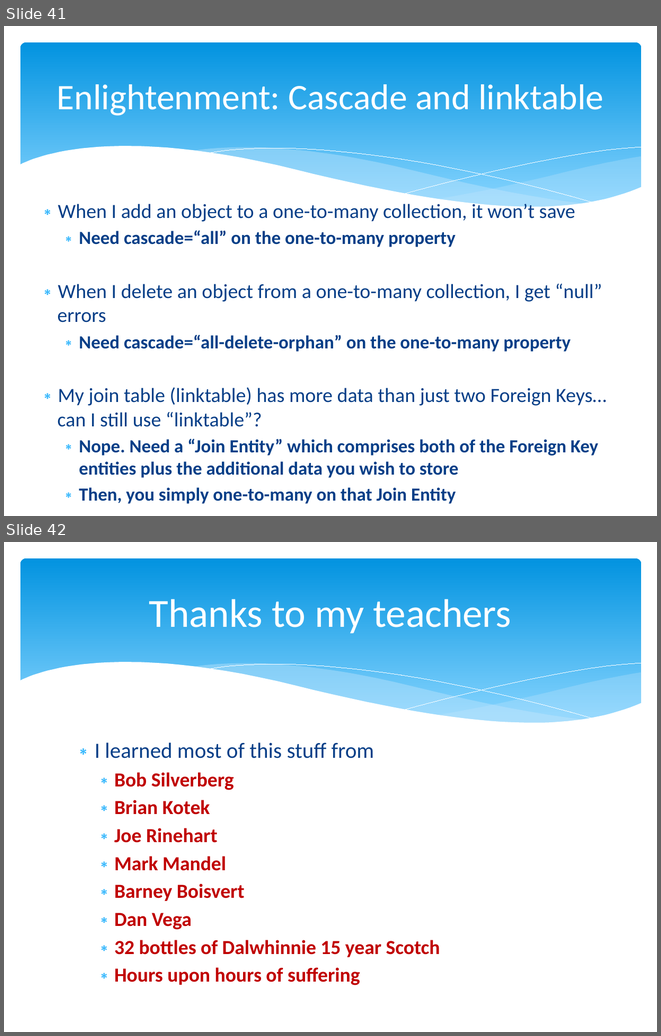
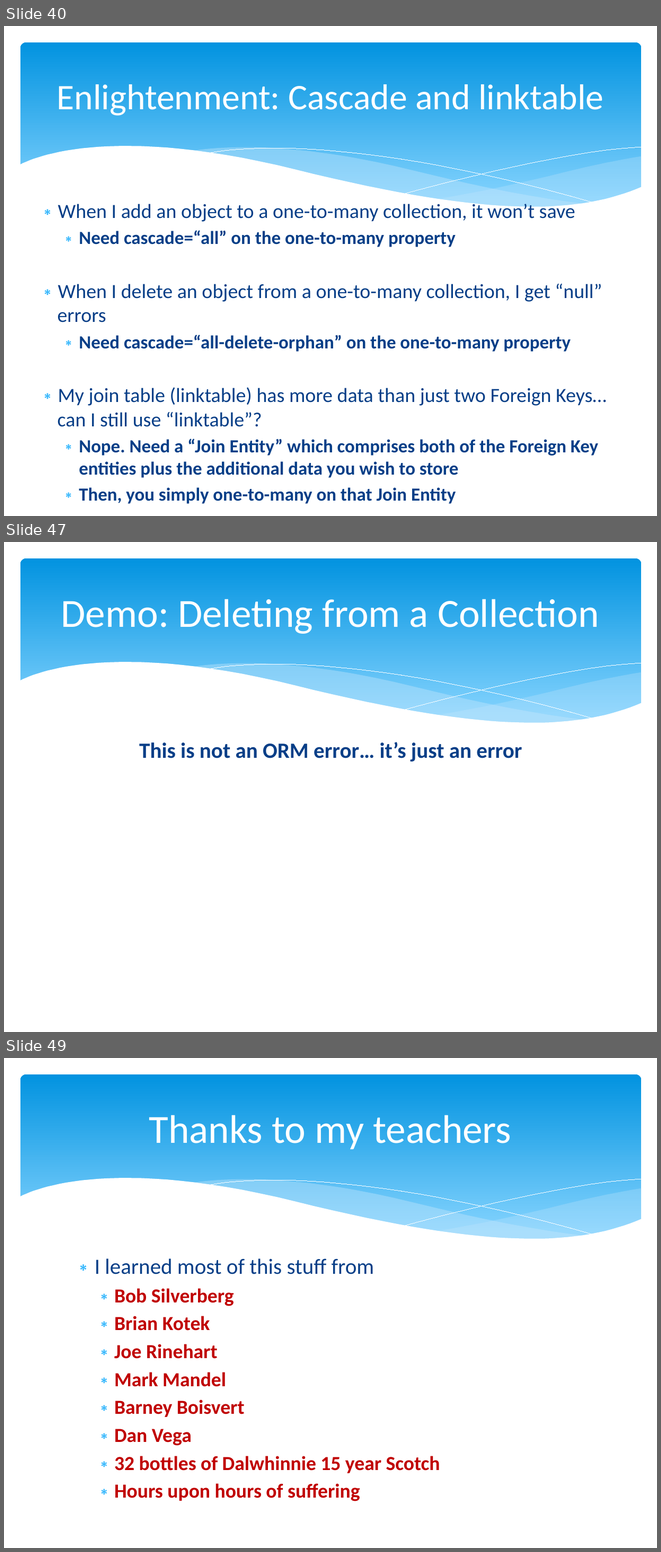
Before and after one commit to marcesher/mxunit-cfmeetups, a slide deck: CFObjective_ORMZen/preso/orm_zen.ppt.pptx. Shown one above the other, each under a label of ours: slides 41 and 42 before the commit, slides 40, 47 and 49 after it; the slides between them are not shown. The pictures are 661x1036 and 661x1552 pixels, drawn with LibreOffice and Linux fonts; fonts in the diff are those of the drawing. Boxes give left, top, right and bottom in pixels: in the first picture for what was removed or moved away, otherwise in the second. Text is boxed around its words. In the diff, an @@ line names an element or a change of style, - is before the commit and + after.

```diff
--- a/CFObjective_ORMZen/preso/orm_zen.ppt.pptx
+++ b/CFObjective_ORMZen/preso/orm_zen.ppt.pptx
@@ slide 47 added at (4, 542, 657, 1032), background #FFFFFF; not listed: 6 template elements that a slide beside it also shows @@
@@ title added at (61, 599, 599, 634), 44 pt, text #FFFFFF @@
+Demo: Deleting from a Collection
@@ text added at (139, 742, 522, 761), 24 pt, text #073E87, bold @@
+This is not an ORM error… it’s just an error
@@ what was slide 41 is now slide 40 @@
@@ what was slide 42 is now slide 49 @@
```
Also in this commit, not shown: 10 slides changed, 7 other slides added, 1 slide removed, 1 other file.
